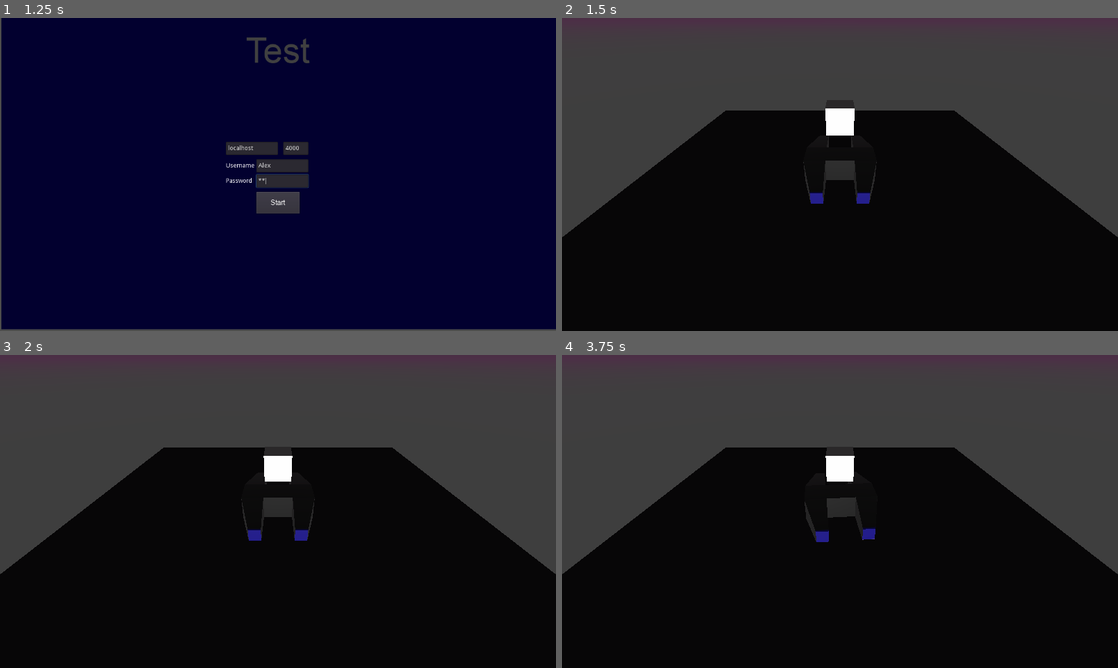
Above: before the commit, frames 1-4 (two rows, left to right).
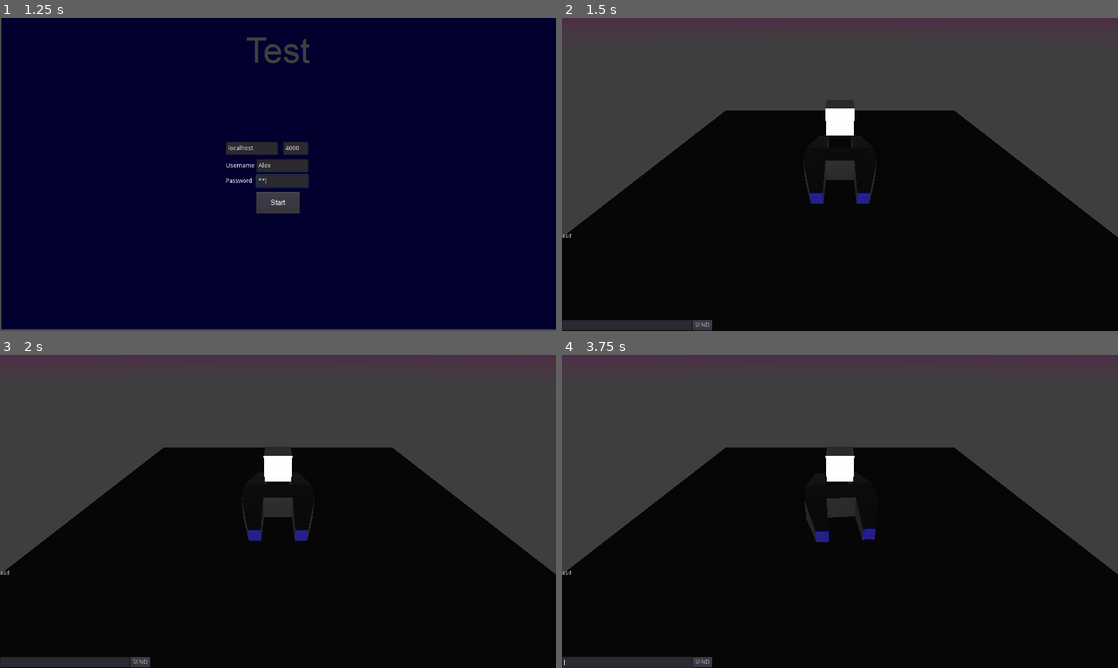
Above: after the commit, the same moments.

Repository: MilanFIN/3dmmo
Game: Godot game, scene res://assets/mainmenu.tscn
Two runs of this game, one before a commit and one after it. Both use one fixed random seed, a clock stepped at 60 frames per second and the inputs below.
Inputs (mouse positions are in pixels of both pictures, inside the frame that each line leads up to):
- Up to frame 1 (1.25 s): click (283, 165) at 0.52 s; type "Alex" at 0.6 s; click (283, 180) at 0.75 s; type "12" at 0.83 s
- Up to frame 2 (1.5 s): click "Start" at 1.25 s
- Up to frame 3 (2 s): no input
- Up to frame 4 (3.75 s): click (701, 661) at 2 s, where only the run after the commit has a clickable "SEND"; move the mouse to (962, 495) at 2.77 s; hold Right (ui_right) 2.78-3.53 s; click (962, 495) at 2.92 s; move the mouse to (728, 527) at 3.52 s; hold Left (ui_left) from 3.53 s (still down)

Frame 1 is identical in both runs. In frame 2, 0.9% of the frame differs, in the area x 0-27%, y 68-100%; in frame 3, 0.9%; in frame 4, 1.0%.

Commit message:
hud blocks

Diff:
--- a/test1/level.tscn
+++ b/test1/level.tscn
@@ -47,3 +47,32 @@
 transform = Transform( 1, 0, 0, 0, 1, 0, 0, 0, 1, 0, 15.6908, 7.0384 )
 
 [node name="OtherPlayers" type="Node" parent="."]
+
+[node name="HUD" type="Control" parent="."]
+margin_top = -1.46411
+margin_right = 1280.0
+margin_bottom = 718.536
+__meta__ = {
+"_edit_use_anchors_": false
+}
+
+[node name="MessageBox" type="RichTextLabel" parent="HUD"]
+margin_top = 496.0
+margin_right = 300.0
+margin_bottom = 696.0
+text = "asd"
+
+[node name="InputField" type="LineEdit" parent="HUD"]
+margin_top = 696.0
+margin_right = 300.0
+margin_bottom = 720.0
+
+[node name="SendButton" type="Button" parent="HUD"]
+margin_left = 300.0
+margin_top = 696.0
+margin_right = 346.0
+margin_bottom = 720.0
+text = "SEND"
+__meta__ = {
+"_edit_use_anchors_": false
+}
--- a/test1/scripts/gamecontroller.gd
+++ b/test1/scripts/gamecontroller.gd
@@ -109,38 +109,42 @@
 				print("logged in")
 				loggedIn = true
 	else:
-		if ("data" in message):
-			var relevant = message["data"]
+		if ("data" in message and "type" in message):
+			if (message["type"] == "game"):
+				var relevant = message["data"]
 
-			var otherRoot = get_node("./level/OtherPlayers")
-			var others = otherRoot.get_children()
-			var existingNames = []
-			for o in others:
-				existingNames.append(o.name)
+				var otherRoot = get_node("./level/OtherPlayers")
+				var others = otherRoot.get_children()
+				var existingNames = []
+				for o in others:
+					existingNames.append(o.name)
 
-			#add nodes that have connected since last tick
-			for person in relevant:
-				if (person != username):
-					if (not person in existingNames):
+				#add nodes that have connected since last tick
+				for person in relevant:
+					if (person != username):
+						if (not person in existingNames):
 
-						var otherplayer = load("res://assets/otherplayer.tscn")
-						var other_instance = otherplayer.instance()
-						other_instance.set_name(person)
-						otherRoot.add_child(other_instance)
-						print("lisätään")
-			#remove nodes that have disconnected
-			for i in range(others.size() - 1, -1, -1):
-				if (not others[i].name in relevant):
-					otherRoot.remove_child(others[i])
-					print("poistetaan")
-			#update the info on children
-			others = otherRoot.get_children()
-			#handle stuff regarding other players
-			for other in others:
-				var name = other.name
-				var data = relevant[name]
-				#print(name, data)
-				other.updateState(data)
-			#handle the player themself
-			var playerData = relevant[username]
-			#print(playerData)
+							var otherplayer = load("res://assets/otherplayer.tscn")
+							var other_instance = otherplayer.instance()
+							other_instance.set_name(person)
+							otherRoot.add_child(other_instance)
+							print("lisätään")
+				#remove nodes that have disconnected
+				for i in range(others.size() - 1, -1, -1):
+					if (not others[i].name in relevant):
+						otherRoot.remove_child(others[i])
+						print("poistetaan")
+				#update the info on children
+				others = otherRoot.get_children()
+				#handle stuff regarding other players
+				for other in others:
+					var name = other.name
+					var data = relevant[name]
+					#print(name, data)
+					other.updateState(data)
+				#handle the player themself
+				var playerData = relevant[username]
+				#print(playerData)
+			elif (message["type"] == "message"):
+				print(message)
+				#send message data to chatbox class
